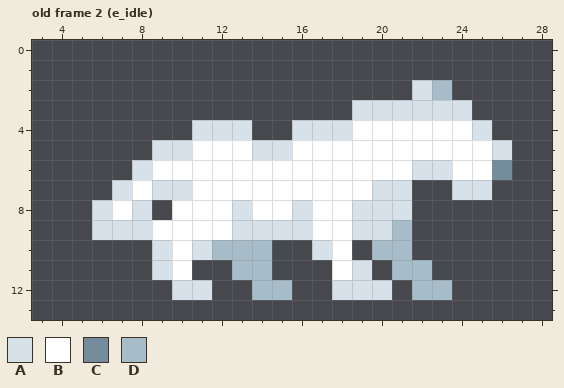
One commit to this pixel-art file: Assets/Sprites/Wolf/wolf.aseprite. Above, as it was before the edit.
32x16 pixels, 5 frames. Colours within 5 levels of each other are drawn and written as one. Shown: old frame 2 (e_idle): x 3..28, y 0..13. The commit also changed other frames, which this record leaves out.
Palette (. is transparent): A #d6e1e9  B #ffffff  C #738d9d  D #a7bcc9
Pixels before, old frame 2 (e_idle), first column x 6:
 2 ................AD...
 3 .............AAAAAA..
 4 .....AAA..AAABBBBBBA.
 5 ...AABBBAABBBBBBBBBBA
 6 ..ABBBBBBBBBBBBBAABBC
 7 .ABAABBBBBBBBBAA..AA.
 8 ABA.BBBABBABBAAA.....
 9 AAABBBBAAAABBAAD.....
10 ...ABADDD..AB.DD.....
11 ...AB..DD...BA.DD....
12 ....AA..DD..AAA.DD...
After the commit:
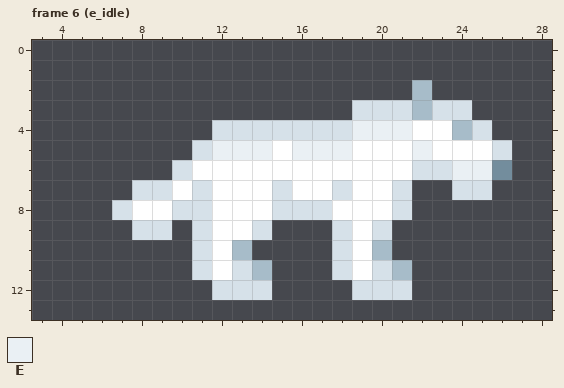
Colours new in this view: E #eaf0f4
A new or re-ordered frame is compared with the old frame closest to it.
What changed:
frames 5 -> 13
Frame 6 (e_idle) is new; against old frame 2 (e_idle):
y 2: x 22..23 AD -> D.
y 3: x 22 A -> D
y 4: x 11 A -> .; x 14..15 .. -> AA; x 19..21 BBB -> EEE; x 24 B -> D
y 5: x 9..18 AABBBAABBB -> ..AEEEBEEE; x 22 B -> E
y 6: x 8..10 ABB -> ..A; x 24..25 BB -> EE
y 7: x 7..8 AB -> .A; x 10..11 AB -> BA; x 15 B -> A; x 18 B -> A; x 20 A -> B
y 8: x 6..11 ABA.BB -> .ABBAA; x 13 A -> B; x 15 B -> A; x 17 B -> A; x 19..20 AA -> BB
y 9: x 6..7 AA -> ..; x 9..11 BBB -> A.A; x 13 A -> B; x 15..19 AABBA -> ...AB; x 21 D -> .
y 10: x 9..10 AB -> ..; x 12 D -> B; x 14 D -> .; x 17..19 AB. -> .AB; x 21 D -> .
y 11: x 9..13 AB..D -> ..ABA; x 18..20 BA. -> ABA; x 22 D -> .
y 12: x 10..15 AA..DD -> ..AAA.; x 18 A -> .; x 21..23 .DD -> A..
